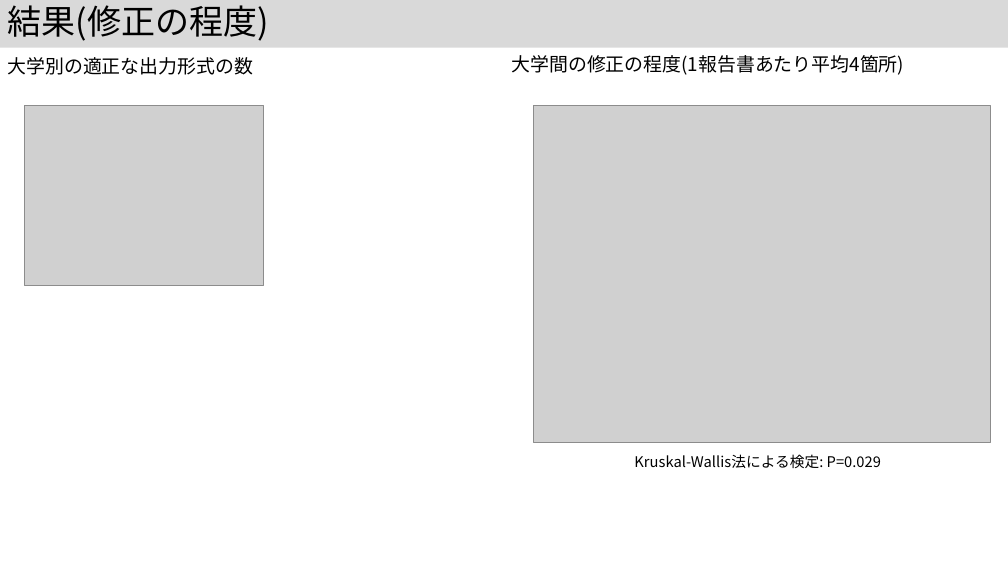
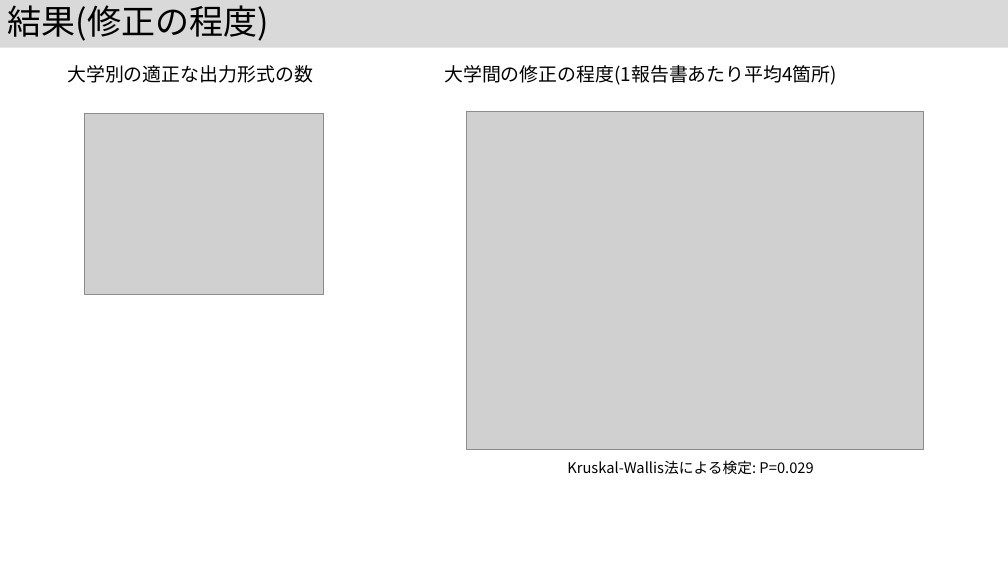
Before and after one commit to kouamano/nihongo-region-name-extract, a slide deck: slide 15 of jsik2026taikai.pptx (slide 14 before the commit). Drawn at 1008x567 pixels with LibreOffice and Linux fonts; fonts in the diff are those of the drawing; grey boxes stand for pictures. Boxes give left, top, right and bottom in pixels: in the first picture for what was removed or moved away, otherwise in the second. Text is boxed around its words. In the diff, an @@ line names an element or a change of style, - is before the commit and + after.

```diff
--- a/jsik2026taikai.pptx
+++ b/jsik2026taikai.pptx
@@ text "大学別の適正な出力形式の数": place and size @@
-text "大学別の適正な出力形式の数" at (7,57,253,75)
+text "大学別の適正な出力形式の数" at (67,65,313,83)
@@ text "大学間の修正の程度(1報告書あたり平均4箇所)": place and size @@
-text "大学間の修正の程度(1報告書あたり平均4箇所)" at (511,55,904,75)
+text "大学間の修正の程度(1報告書あたり平均4箇所)" at (444,65,837,85)
@@ picture: place and size @@
-picture at (24,105,263,286)
+picture at (85,113,324,294)
@@ picture: place and size @@
-picture at (534,105,991,443)
+picture at (467,111,923,449)
@@ text "Kruskal-Wallis法による検定: P=0.029": place and size @@
-text "Kruskal-Wallis法による検定: P=0.029" at (634,454,881,468)
+text "Kruskal-Wallis法による検定: P=0.029" at (567,460,813,474)
```
Also in this commit, not shown: 7 other slides changed, 2 slides added, 1 slide removed.
